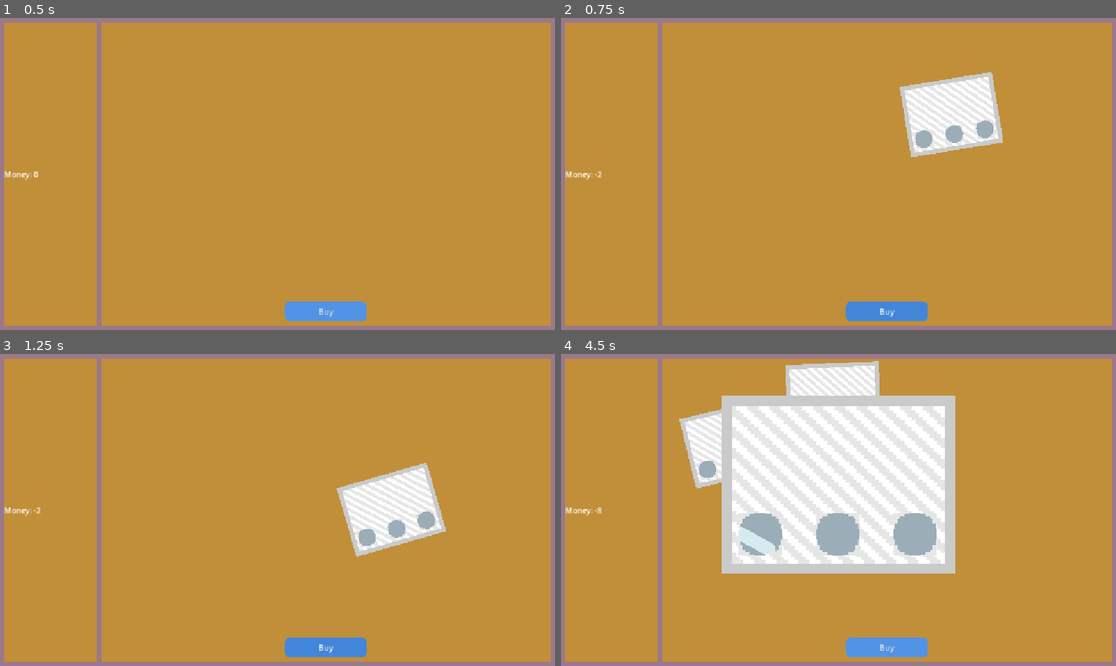
Above: before the commit, frames 1-4 (two rows, left to right).
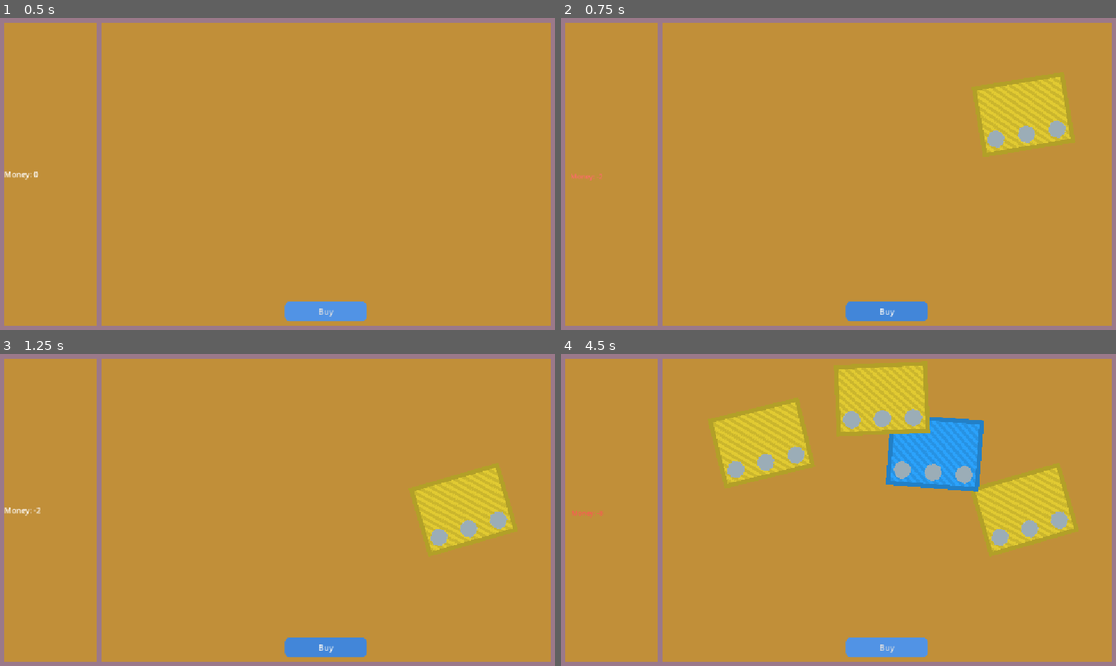
Above: after the commit, the same moments.

Repository: Drag-Sama/IdleGambling
Game: Godot game, scene res://Scene/main.tscn
The game is run twice, just before and just after one commit, with the same random seed, the same clock (stepped at 60 frames per second) and the same inputs.
Inputs (mouse positions are in pixels of both pictures, inside the frame that each line leads up to):
- Up to frame 1 (0.5 s): no input
- Up to frame 2 (0.75 s): click "Buy" at 0.5 s
- Up to frame 3 (1.25 s): no input
- Up to frame 4 (4.5 s): click "Buy" at 1.25 s; click "Buy" at 2 s; move the mouse to (960, 494) at 2.77 s; click (960, 494) at 2.92 s; drag from (727, 525) to (810, 572) at 3.52 s; tap Enter at 4.25 s; move the mouse to (894, 441) at 4.27 s; click (894, 441) at 4.42 s

Frame 1 is identical in both runs. In frame 2, 6.4% of the frame differs, in the area x 0-92%, y 17-53%; in frame 3, 6.4%; in frame 4, 32%, in the area x 0-93%, y 2-71%.
Error before the commit: Invalid access to property or key '<null>' on a base object of type 'Array'. (res://Scripts/Ticket/ScratchZone.gd:30)

Commit message:
more juice

Diff:
--- a/Scripts/Ticket/ScratchMain.gd
+++ b/Scripts/Ticket/ScratchMain.gd
@@ -5,23 +5,23 @@
 @onready var claim: Button = $Claim
 
 const CONTAINER_SIZE = 640
-const INSTANCE_COUNT = 3
-const BACKGROUND_COLORS = [0x2ba2fb, 0x25e854, 0xe1ca32] #Pour faire des tickets de couleur random plus tard mais ça marche pas trop pour le moment
+const INSTANCE_COUNT = 3 #Nombre de zone
+const BACKGROUND_COLORS = [0x2ba2fbff, 0x25e854ff, 0xe1ca32ff] #Pour faire des tickets de couleur random plus tard mais ça marche pas trop pour le moment
 
 var _is_selected: bool = false
 
-@export var hold_threshold: float = 0.2
+@export var hold_threshold: float = 0.2 #Temps qu'il faut maintenant pour qu'on Drag le ticket
 var _is_holding: bool = false
 var _is_dragging: bool = false
 var _drag_offset: Vector2 = Vector2.ZERO
 var _hold_timer: Timer
 
-var _zone_revealed = 0
-var _ticket_value = 0
+var _zone_revealed = 0 #Nombre de zone révélé
+var _ticket_value = 0 #Valeur total du ticket
 
-var _max_zone_value = 2
-var _min_zone_value = 0
-var _value_proba = [40, 30, 30]
+var _max_zone_value = 2 #Nombre de dessin qu'il peut y avoir pour une zone
+var _min_zone_value = 0 #Valeur minimal, c'est au cas ou on fait une upgrade qui empeche de tomber sur une zone vide
+var _value_proba = [40, 30, 30] #Proba de chaque valeur
 
 signal is_selected()
 
@@ -31,30 +31,34 @@
 	return current_selected == null or current_selected == self
 
 func _ready():
-	claim.visible = false
+	claim.pivot_offset = claim.size / 2 #Place le centre de rotation de claim (ça servira pour l'animation)
+	claim.visible = false #Claim est caché par défaut
 	Input.set_mouse_mode(Input.MOUSE_MODE_VISIBLE)
-	background.position = -background.size / 2
-	claim.position = Vector2(-claim.size.x / 2, (-claim.size.y / 2) + 550)
-	#Cette ligne change la couleur de manière random mais c'est bizarre, tu peux essayer stv
-	#background.self_modulate = Color.hex(BACKGROUND_COLORS.pick_random())
+	background.position = -background.size / 2 #Centre le background( ça servira pour l'animation)
+	claim.position = Vector2(-claim.size.x / 2, (-claim.size.y / 2) + 550) #Place claim
 
+	background.self_modulate = Color.hex(BACKGROUND_COLORS.pick_random()) #Choisi une couleur random pour le background
+
+	#Setup pour Drag an drop
 	_hold_timer = Timer.new()
 	_hold_timer.wait_time = hold_threshold
 	_hold_timer.one_shot = true
 	_hold_timer.timeout.connect(_on_hold_timeout)
 	add_child(_hold_timer)
 
+	#Fait spawn les zones
 	var space = CONTAINER_SIZE / (INSTANCE_COUNT - 1)
 	for i in range(INSTANCE_COUNT):
 		_spawn(Vector2(space * i, 200))
 
-func _get_random_value():
+func _get_random_value(): #Renvoie la valeur d'une zone selon les propabilités
 	var random_value = randi_range(1, 100)
 	var proba = 0
 	for i in range(_min_zone_value, _max_zone_value+1):
 		proba += _value_proba[i]
-		if random_value < proba:
+		if random_value <= proba:
 			return i
+	return 0 #Normalement ça devrait jamais servir mais on sait jamais
 
 
 func _spawn(pos: Vector2): #Fais spawn une zone
@@ -126,8 +130,24 @@
 	tween.tween_property(self, "scale", Vector2(target_scale, target_scale), 0.4)
 
 
-func _on_claim_pressed() -> void:
+func _on_claim_pressed() -> void: #Quand on claim le ticket
 	MoneyManager.updateMoney(_ticket_value)
+
+	claim.disabled = true
+
+	var tween = create_tween()
+
+	tween.tween_property(claim, "scale", Vector2(1.4, 1.4), 0.08)
+	tween.parallel().tween_property(claim, "rotation", 0.14, 0.08)
+
+	tween.tween_property(claim, "scale", Vector2(1, 1), 0.2)
+	tween.parallel().tween_property(claim, "rotation", -0.14, 0.2)
+
+
+	tween.tween_property(self, "scale", Vector2(0,0) , 0.1)
+
+	await tween.finished
+
 	self.queue_free()
 
 func _exit_tree() -> void: #Lorsqu'on supprime le ticket
--- a/Scripts/Ticket/ScratchZone.gd
+++ b/Scripts/Ticket/ScratchZone.gd
@@ -27,9 +27,14 @@
 	add_child(timer)
 	timer.start()
 
-	result.texture = SPRITES[value]
+	#Setup le sprite selon la valeur de la zone
+	if(value < SPRITES.size()):
+		result.texture = SPRITES[value]
+	else:
+		result.texture = SPRITES[0] #ça devrait pas arriver mais on sait jamais
+		print("ERROR: Value not in range")
 
-func _process(_delta):
+func _process(_delta): #Permet de gratter la zone
 	if is_selected:
 		if Input.is_mouse_button_pressed(MOUSE_BUTTON_LEFT):
 			if mask.get_global_rect().has_point(get_global_mouse_position()):
@@ -45,7 +50,7 @@
 	var tex = sub_viewport.get_texture()
 	mask.material.set_shader_parameter("mask_texture", tex)
 
-func _check_scratch_percentage():
+func _check_scratch_percentage(): #Vérifie le pourcentage de zone gratté
 	if already_won:
 		return
 
@@ -65,6 +70,13 @@
 	if percentage >= WIN_THRESHOLD:
 		already_won = true
 		revealed.emit(value)
+		if(value != 0):
+			reveale_animation()
 
 func on_selected():
 	is_selected = true
+
+func reveale_animation():
+	var tween = create_tween()
+	tween.tween_property(self, "modulate", Color.YELLOW, 0.2)
+	tween.tween_property(self, "modulate", Color.WHITE, 0.3)
--- a/Scripts/Ticket/TicketMain.gd
+++ b/Scripts/Ticket/TicketMain.gd
@@ -6,7 +6,7 @@
 	MoneyManager.updateMoney(-2)
 	var ticket_instance = ticket.instantiate()
 
-	var horizontal_position = randf_range(100.0, 600.0)
+	var horizontal_position = randf_range(150.0, 750.0) #Faudrait modifier les valeurs pour que ça s'adapte à la taille de l'écran mais jsp comment faire
 
 	ticket_instance.position = Vector2(horizontal_position, 0)
 	ticket_instance.scale = Vector2(0.2, 0.2)
--- a/Scripts/moneyInterface.gd
+++ b/Scripts/moneyInterface.gd
@@ -2,9 +2,38 @@
 
 @onready var money_label: Label = $MarginContainer/Background/MarginContainer/HBoxContainer/Sidebar/Money
 
+var bump_tween: Tween
+var start_pos : Vector2
+
 func _ready() -> void:
 	MoneyManager.money_changed.connect(_on_money_changed)
+	MoneyManager.add_money.connect(_on_money_changed_animation)
 	_on_money_changed(MoneyManager.money)
+
+	await get_tree().process_frame #Attend que le texte soit bien placé
+	start_pos = money_label.position
 
 func _on_money_changed(new_amount: int) -> void:
 	money_label.text = "Money: " + str(new_amount)
+
+func _on_money_changed_animation(is_money_added :bool): #Animation du texte quand on gagne / perde de l'argent
+	if bump_tween:
+		bump_tween.kill()
+
+	money_label.pivot_offset = money_label.size / 2
+	money_label.scale = Vector2.ONE
+	money_label.position = start_pos
+
+	var color = Color.YELLOW if is_money_added else Color.RED
+
+	var vector = Vector2(1.2, 1.2) if is_money_added else Vector2(0.8, 0.8)
+
+	var pos = Vector2(0,-10) if is_money_added else Vector2(0, 10)
+
+	bump_tween = create_tween().set_parallel(true)
+	bump_tween.tween_property(money_label, "scale", vector , 0.1)
+	bump_tween.tween_property(money_label, "position", start_pos + pos, 0.1)
+	bump_tween.tween_property(money_label, "modulate", color, 0.1)
+	bump_tween.chain().tween_property(money_label, "scale", Vector2.ONE, 0.2)
+	bump_tween.parallel().tween_property(money_label, "modulate", Color.WHITE, 0.2)
+	bump_tween.parallel().tween_property(money_label, "position", start_pos, 0.15)
--- a/Scripts/moneyManager.gd
+++ b/Scripts/moneyManager.gd
@@ -1,8 +1,11 @@
 extends Control
 
 signal money_changed(new_amount: int) #ça envoie un signal à tous les autres script qui sont abonnés
+signal add_money(is_money_added: bool)
 var money = 0;
 
 func updateMoney(addValue) -> void:
-	money += addValue
-	money_changed.emit(money)
+	if addValue != 0:
+		money += addValue
+		money_changed.emit(money)
+		add_money.emit(addValue > 0)
--- a/Shader/TicketMask.gdshader
+++ b/Shader/TicketMask.gdshader
@@ -3,7 +3,8 @@
 uniform sampler2D mask_texture;
 
 void fragment() {
-	COLOR.rgb = texture(TEXTURE, UV).rgb;
+	vec4 tex = texture(TEXTURE, UV);
+	float mask = 1.0 - texture(mask_texture, UV).r;
 
-	COLOR.a = 1.0 - texture(mask_texture, UV).r;
+	COLOR = vec4(tex.rgb, tex.a * mask);
 }
